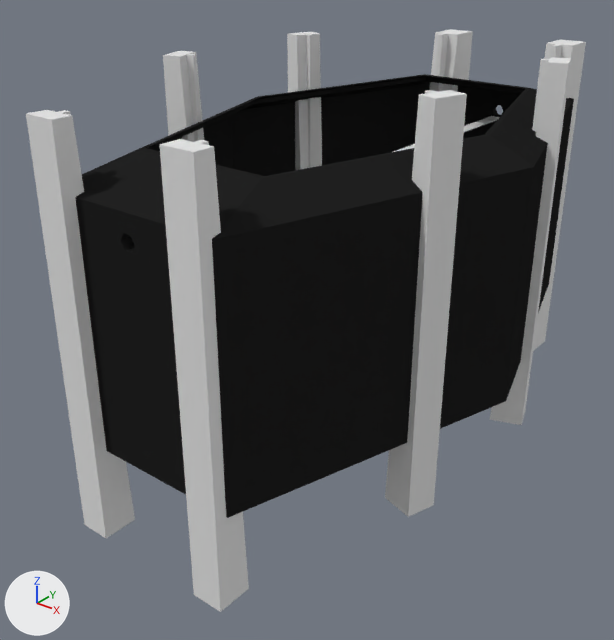
The Blender file BipolarAlpha/Assets/Resources/Models/Rooms/MentalPhysicalCoordinationRoom.blend, before and after one commit.
Rendered twice from a 50 mm camera at (75.9, -108.6, 59.6) aimed at (-3.9, -8.8, -2.3). Arrows for +X, +Y and +Z are at lower left; the lights stay in place.

The scene before the commit, as lines of its bpy script (objects in view):
```python
ob_catwalk_001 = bpy.data.objects.new('Catwalk.001', me_torus_004)
ob_catwalk_001.parent = ob_mentalphysicalcoordinationroom
ob_catwalk_001.location = (0.825, 41.06, 22.48)
ob_catwalk_001.scale = (-0.45, -0.43, -0.341)
ob_mentalphysicalcoordinationroom = bpy.data.objects.new('MentalPhysicalCoordinationRoom', me_torus)
ob_mentalphysicalcoordinationroom.location = (0.0, 0.0, 2.4)
ob_mentalphysicalcoordinationroom.scale = (-25.6, -48.9, -56.4)
ob_supportbeam4_000 = bpy.data.objects.new('SupportBeam4.000', me_cube_000)
ob_supportbeam4_000.parent = ob_mentalphysicalcoordinationroom
ob_supportbeam4_000.location = (-23.31, 15.24, 8.475)
ob_supportbeam4_000.rotation_euler = (0.0, 0.0, 1.289)  # degrees (0, 0, 74)
ob_supportbeam4_000.scale = (-2.51, -2.51, -30.8)
ob_supportbeam4_002 = bpy.data.objects.new('SupportBeam4.002', me_cube_004)
ob_supportbeam4_002.parent = ob_mentalphysicalcoordinationroom
ob_supportbeam4_002.location = (-23.7, -14.26, 8.475)
ob_supportbeam4_002.rotation_euler = (0.0, 0.0, 1.841)  # degrees (0, 0, 105)
ob_supportbeam4_002.scale = (-2.51, -2.51, -30.8)
ob_supportbeam4_003 = bpy.data.objects.new('SupportBeam4.003', me_cube_005)
ob_supportbeam4_003.parent = ob_mentalphysicalcoordinationroom
ob_supportbeam4_003.location = (22.74, -16.58, 8.475)
ob_supportbeam4_003.rotation_euler = (0.0, 0.0, -1.881)  # degrees (0, 0, -108)
ob_supportbeam4_003.scale = (-2.51, -2.51, -30.8)
ob_supportbeam4_007 = bpy.data.objects.new('SupportBeam4.007', me_cube_001)
ob_supportbeam4_007.parent = ob_mentalphysicalcoordinationroom
ob_supportbeam4_007.location = (-2.333, 4.586, 3.266)
ob_supportbeam4_007.scale = (-0.501, -0.501, -6.16)
ob_supportbeam4_008 = bpy.data.objects.new('SupportBeam4.008', me_cube_002)
ob_supportbeam4_008.parent = ob_mentalphysicalcoordinationroom
ob_supportbeam4_008.location = (2.331, 4.586, 3.266)
ob_supportbeam4_008.scale = (-0.501, -0.501, -6.16)
ob_supportbeam4_009 = bpy.data.objects.new('SupportBeam4.009', me_cube_016)
ob_supportbeam4_009.parent = ob_mentalphysicalcoordinationroom
ob_supportbeam4_009.location = (-2.333, -4.738, 3.266)
ob_supportbeam4_009.rotation_euler = (0.0, 0.0, 3.142)  # degrees (0, 0, 180)
ob_supportbeam4_009.scale = (-0.501, -0.251, -6.16)
ob_supportbeam4_010 = bpy.data.objects.new('SupportBeam4.010', me_cube_017)
ob_supportbeam4_010.parent = ob_mentalphysicalcoordinationroom
ob_supportbeam4_010.location = (2.331, -4.738, 3.266)
ob_supportbeam4_010.rotation_euler = (0.0, 0.0, 3.142)  # degrees (0, 0, 180)
ob_supportbeam4_010.scale = (-0.501, -0.251, -6.16)
# also in view: 'SupportBeam4.001' at (22.7, 15.5, 8.5)
```
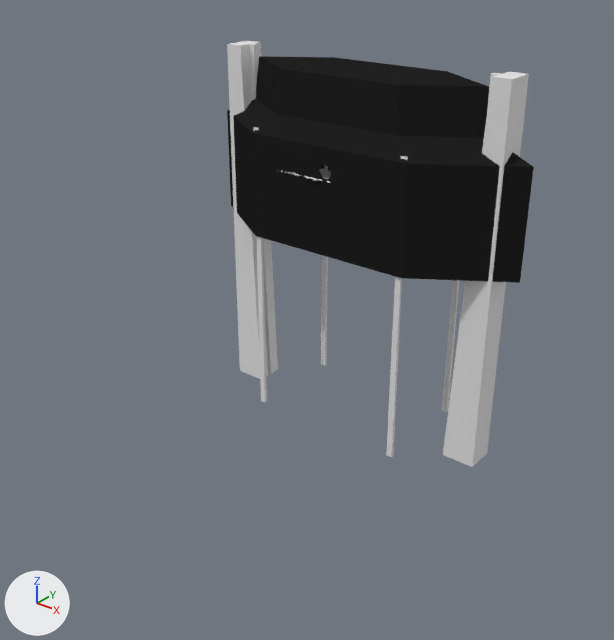
Commit message: Size Fixed Lousada's Room

Location of each change, [x1, y1, x2, y2] in pixels of the pictures (614 x 640 px):
'MentalPhysicalCoordinationRoom', reshaped, rescaled (38% narrower, 49% shorter): before [75, 74, 574, 518]; after [227, 56, 534, 283]
'SupportBeam4.010', moved, rescaled (75% narrower, 36% shorter): before [159, 139, 249, 612]; after [386, 156, 408, 457]
'SupportBeam4.009', rescaled, moved: before [26, 110, 135, 538]; after [253, 127, 267, 402]
'SupportBeam4.001', rescaled, moved, turned: before [490, 57, 571, 425]; after [443, 72, 529, 467]
'SupportBeam4.003', moved, rescaled, turned: before [385, 90, 467, 517]; after [442, 280, 459, 412]
'SupportBeam4.002', moved, turned, rescaled: before [163, 51, 204, 142]; after [227, 41, 278, 379]
'SupportBeam4.000', moved, rescaled, turned: before [287, 32, 322, 170]; after [321, 166, 328, 365]
'SupportBeam4.008', deleted: before [533, 39, 586, 351]
'SupportBeam4.007', deleted: before [429, 29, 473, 92]
'Catwalk.001', rescaled (not visible afterwards): before [394, 116, 500, 152]
'Catwalk.000', rescaled (not visible before): after [281, 169, 331, 183]
part 1 of me_torus, built on: before [77, 74, 574, 518]; after [227, 56, 534, 283]

The change, as a diff of the scene's bpy script:
```diff
--- a/BipolarAlpha/Assets/Resources/Models/Rooms/MentalPhysicalCoordinationRoom.blend.py
+++ b/BipolarAlpha/Assets/Resources/Models/Rooms/MentalPhysicalCoordinationRoom.blend.py
@@ me_torus @@
 # used by ob_mentalphysicalcoordinationroom; location = (0.0, 0.0, 2.4); scale = (-25.6, -48.9, -56.4)
-me_torus.from_pydata(...)  # 102 vertices, 112 faces; spans x -1.12..1.12, y -0.97..0.97, z -0.5..0.23
+me_torus.from_pydata(...)  # 104 vertices, 115 faces; spans x -1.12..1.12, y -0.97..0.97, z -0.62..-0.13
+# me_torus part 1
+# 4 faces are deleted
+# 30 vertices in x -1.12..1.12, y -0.97..0.97, z 0.22..0.23 move by (0.0, 0.0, -0.36)
+# 6 vertices in x -0.82..0.82, y -0.71..0.71, z -0.5 move by (0.0, 0.0, -0.12)
+# 2 vertices are added at (-0.06, -0.97, -0.33), (-0.07, -0.94, -0.31)
+# 7 new faces join them
 me_torus.materials.append(mat_darksteel)
@@ me_torus_004 @@
 # used by ob_catwalk_001; parent = ob_mentalphysicalcoordinationroom; location = (0.825, 41.06, 22.48); scale = (-0.45, -0.43, -0.341)
-me_torus_004.from_pydata(...)  # 10688 vertices, 10464 faces; spans x -1.0..4.6, y -12.8..82.4, z -0.2..0.2
+me_torus_004.from_pydata(...)  # 1348 vertices, 1298 faces, 1 loose edge; spans x -2.8..2.8, y -5.9..6.6, z -0.2..0.2
+# me_torus_004 part 2: 444 loose pieces with 9612 vertices, spanning x -1.0..4.6, y -12.8..82.4, z -0.2..0.2, are deleted
 me_torus_004.materials.append(mat_platinum)
@@ ob_mentalphysicalcoordinationroom @@
 ob_mentalphysicalcoordinationroom.location = (0.0, 0.0, 2.4)
-ob_mentalphysicalcoordinationroom.scale = (-25.6, -48.9, -56.4)
+ob_mentalphysicalcoordinationroom.scale = (-25.6, -9.67, -56.4)
@@ ob_supportbeam4_003 @@
 ob_supportbeam4_003.matrix_parent_inverse = Matrix(((-0.039, 0.0, 0.0, 0.0), (0.0, -0.0204, 0.0, 0.0), (0.0, 0.0, -0.0177, 0.0432), (0.0, 0.0, 0.0, 1.0)))
-ob_supportbeam4_003.location = (22.74, -16.58, 8.475)
-ob_supportbeam4_003.rotation_euler = (0.0, 0.0, -1.881)  # degrees (0, 0, -108)
-ob_supportbeam4_003.scale = (-2.51, -2.51, -30.8)
+ob_supportbeam4_003.location = (13.62, 9.063, 3.266)
+ob_supportbeam4_003.scale = (-0.501, -0.251, -25.1)
@@ ob_supportbeam4_002 @@
 ob_supportbeam4_002.matrix_parent_inverse = Matrix(((-0.039, 0.0, 0.0, 0.0), (0.0, -0.0204, 0.0, 0.0), (0.0, 0.0, -0.0177, 0.0432), (0.0, 0.0, 0.0, 1.0)))
-ob_supportbeam4_002.location = (-23.7, -14.26, 8.475)
-ob_supportbeam4_002.rotation_euler = (0.0, 0.0, 1.841)  # degrees (0, 0, 105)
+ob_supportbeam4_002.location = (-23.53, 0.0, 8.475)
+ob_supportbeam4_002.rotation_euler = (0.0, 0.0, 1.571)  # degrees (0, 0, 90)
 ob_supportbeam4_002.scale = (-2.51, -2.51, -30.8)
@@ ob_supportbeam4_001 @@
 ob_supportbeam4_001.matrix_parent_inverse = Matrix(((-0.039, 0.0, 0.0, 0.0), (0.0, -0.0204, 0.0, 0.0), (0.0, 0.0, -0.0177, 0.0432), (0.0, 0.0, 0.0, 1.0)))
-ob_supportbeam4_001.location = (23.21, 15.63, 8.475)
-ob_supportbeam4_001.rotation_euler = (0.0, 0.0, -1.252)  # degrees (0, 0, -72)
+ob_supportbeam4_001.location = (23.21, 0.0, 8.475)
+ob_supportbeam4_001.rotation_euler = (0.0, 0.0, -1.571)  # degrees (0, 0, -90)
 ob_supportbeam4_001.scale = (-2.51, -2.51, -30.8)
@@ ob_supportbeam4_010 @@
 ob_supportbeam4_010 = bpy.data.objects.new('SupportBeam4.010', me_cube_017)
-ob_supportbeam4_010.parent = ob_mentalphysicalcoordinationroom
-ob_supportbeam4_010.matrix_parent_inverse = Matrix(((-0.195, 0.0, 0.0, 0.0), (0.0, -0.204, 0.0, 0.0), (0.0, 0.0, -0.0886, 0.216), (0.0, 0.0, 0.0, 1.0)))
-ob_supportbeam4_010.location = (2.331, -4.738, 3.266)
+ob_supportbeam4_010.location = (13.62, -8.879, 3.266)
 ob_supportbeam4_010.rotation_euler = (0.0, 0.0, 3.142)  # degrees (0, 0, 180)
-ob_supportbeam4_010.scale = (-0.501, -0.251, -6.16)
+ob_supportbeam4_010.scale = (-0.501, -0.251, -25.1)
@@ ob_supportbeam4_009 @@
 ob_supportbeam4_009 = bpy.data.objects.new('SupportBeam4.009', me_cube_016)
-ob_supportbeam4_009.parent = ob_mentalphysicalcoordinationroom
-ob_supportbeam4_009.matrix_parent_inverse = Matrix(((-0.195, 0.0, 0.0, 0.0), (0.0, -0.204, 0.0, 0.0), (0.0, 0.0, -0.0886, 0.216), (0.0, 0.0, 0.0, 1.0)))
-ob_supportbeam4_009.location = (-2.333, -4.738, 3.266)
+ob_supportbeam4_009.location = (-13.96, -8.879, 3.266)
 ob_supportbeam4_009.rotation_euler = (0.0, 0.0, 3.142)  # degrees (0, 0, 180)
-ob_supportbeam4_009.scale = (-0.501, -0.251, -6.16)
+ob_supportbeam4_009.scale = (-0.501, -0.251, -25.1)
@@ ob_supportbeam4_008 @@
-ob_supportbeam4_008 = bpy.data.objects.new('SupportBeam4.008', me_cube_002)
@@ ob_supportbeam4_007 @@
-ob_supportbeam4_007 = bpy.data.objects.new('SupportBeam4.007', me_cube_001)
@@ ob_supportbeam4_000 @@
 ob_supportbeam4_000.matrix_parent_inverse = Matrix(((-0.039, 0.0, 0.0, 0.0), (0.0, -0.0204, 0.0, 0.0), (0.0, 0.0, -0.0177, 0.0432), (0.0, 0.0, 0.0, 1.0)))
-ob_supportbeam4_000.location = (-23.31, 15.24, 8.475)
-ob_supportbeam4_000.rotation_euler = (0.0, 0.0, 1.289)  # degrees (0, 0, 74)
-ob_supportbeam4_000.scale = (-2.51, -2.51, -30.8)
+ob_supportbeam4_000.location = (-13.96, 9.116, 3.266)
+ob_supportbeam4_000.scale = (-0.501, -0.251, -25.1)
```
